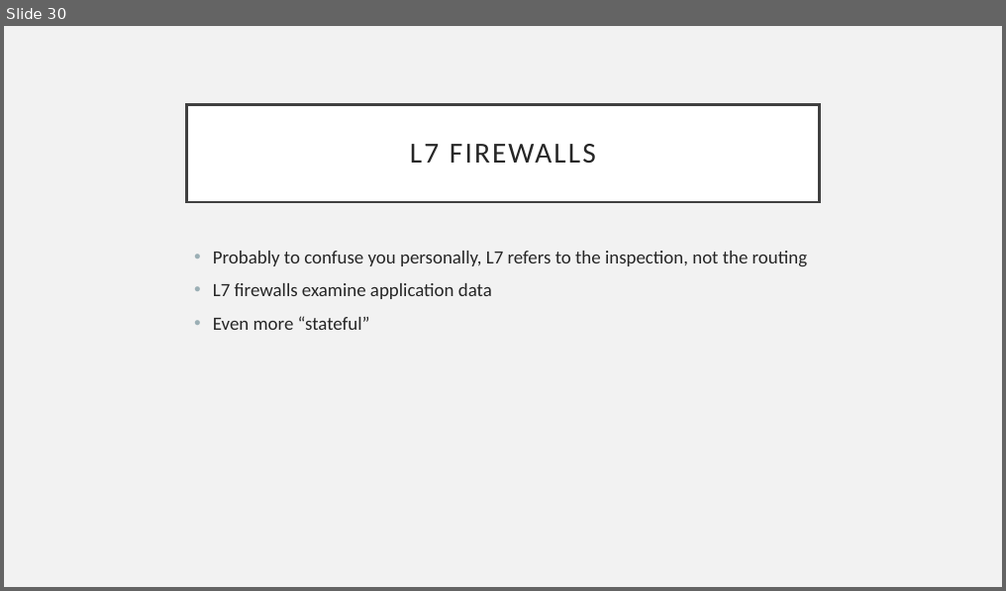
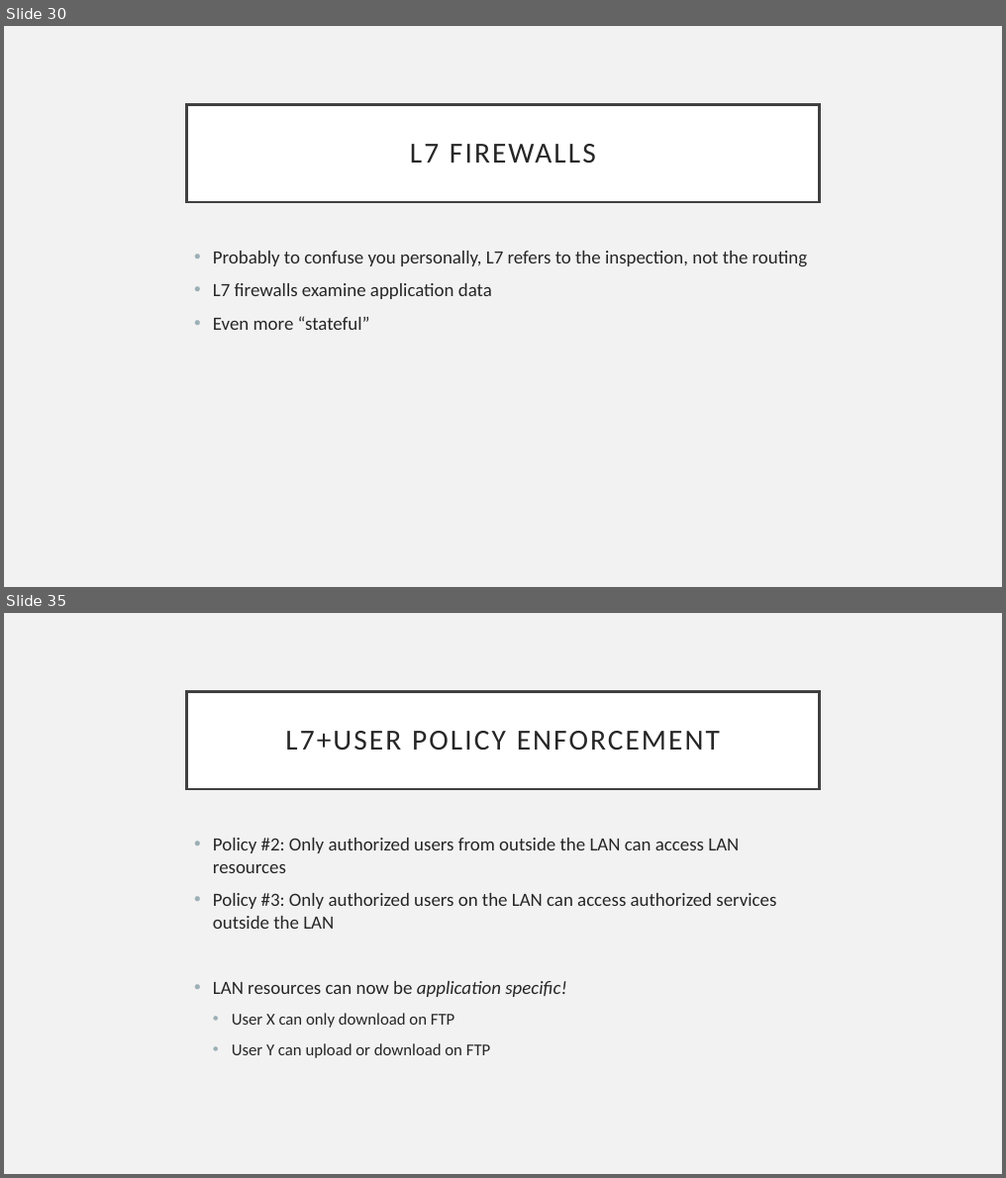
Before and after one commit to CrimsonVista/NetworkSecuritySpring2019, a slide deck: slides/08 Border Security.pptx. Shown one above the other, each under a label of ours: slide 30 before the commit, slides 30 and 35 after it; the slides between them are not shown. The pictures are 1006x591 and 1006x1178 pixels, drawn with LibreOffice and Linux fonts; fonts in the diff are those of the drawing. Boxes give left, top, right and bottom in pixels: in the first picture for what was removed or moved away, otherwise in the second. Text is boxed around its words. In the diff, an @@ line names an element or a change of style, - is before the commit and + after.

```diff
--- a/slides/08 Border Security.pptx
+++ b/slides/08 Border Security.pptx
@@ slide 35 added at box(4, 613, 1002, 1174), background #F2F2F2 @@
@@ title added at box(187, 691, 819, 789), fill #FFFFFF, outline #404040 2.5 pt, 28 pt, text #262626 @@
+L7+USER POLICY ENFORCEMENT
@@ text added at box(213, 838, 776, 1059), 18 pt, text #262626 @@
+• Policy #2: Only authorized users from outside the LAN can access LAN resources
+• Policy #3: Only authorized users on the LAN can access authorized services outside the LAN
+• LAN resources can now be application specific!
+  • User X can only download on FTP
+  • User Y can upload or download on FTP
```
Also in this commit, not shown: 15 other slides added, 1 other file.
